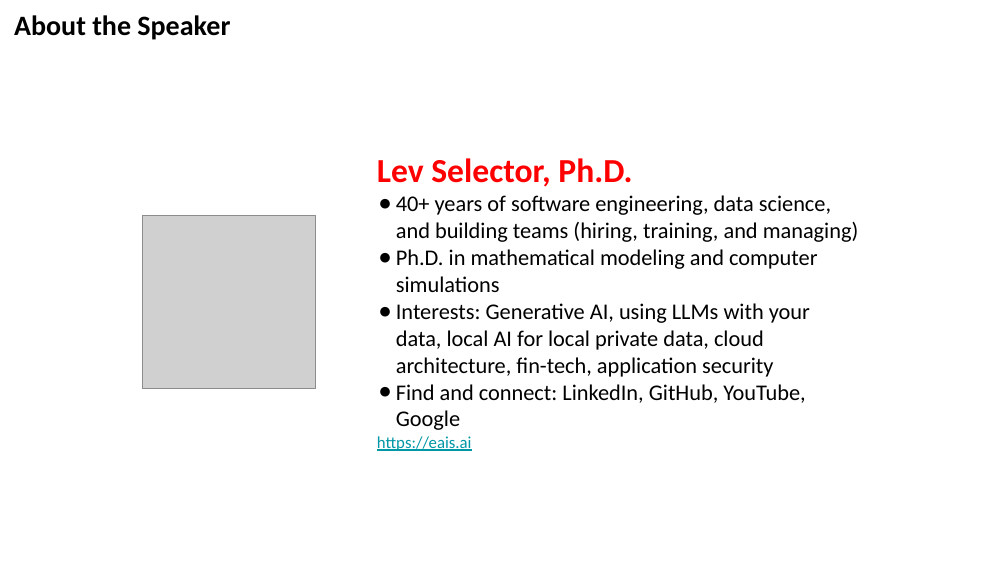
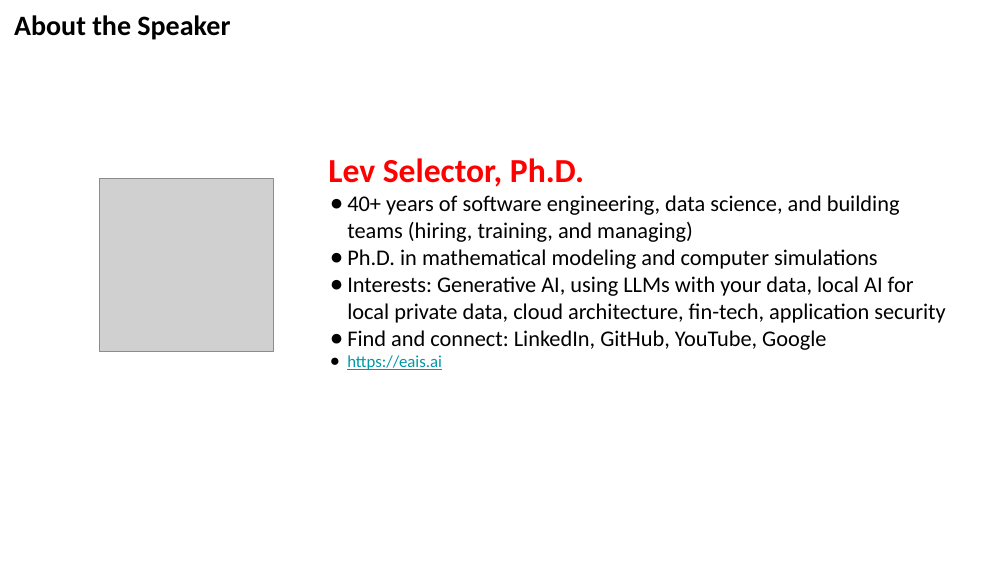
Before and after one commit to lselector/seminar, a slide deck: slide 25 of 2026/2026-10-30-AI-News.pptx (slide 19 before the commit). Drawn at 1008x567 pixels with LibreOffice and Linux fonts; fonts in the diff are those of the drawing; grey boxes stand for pictures. Boxes give left, top, right and bottom in pixels: in the first picture for what was removed or moved away, otherwise in the second. Text is boxed around its words. In the diff, an @@ line names an element or a change of style, - is before the commit and + after.

```diff
--- a/2026/2026-10-30-AI-News.pptx
+++ b/2026/2026-10-30-AI-News.pptx
@@ text "Lev Selector, Ph.D." moved from (x1=377, y1=158, x2=859, y2=451) to (x1=328, y1=158, x2=946, y2=370) @@
@@ picture moved from (x1=142, y1=215, x2=316, y2=388) to (x1=100, y1=178, x2=273, y2=352) @@
@@ text at (x1=347, y1=355, x2=442, y2=370): bullet none to ● @@
```
Also in this commit, not shown: 12 other slides changed, 7 slides added, 5 slides removed.
